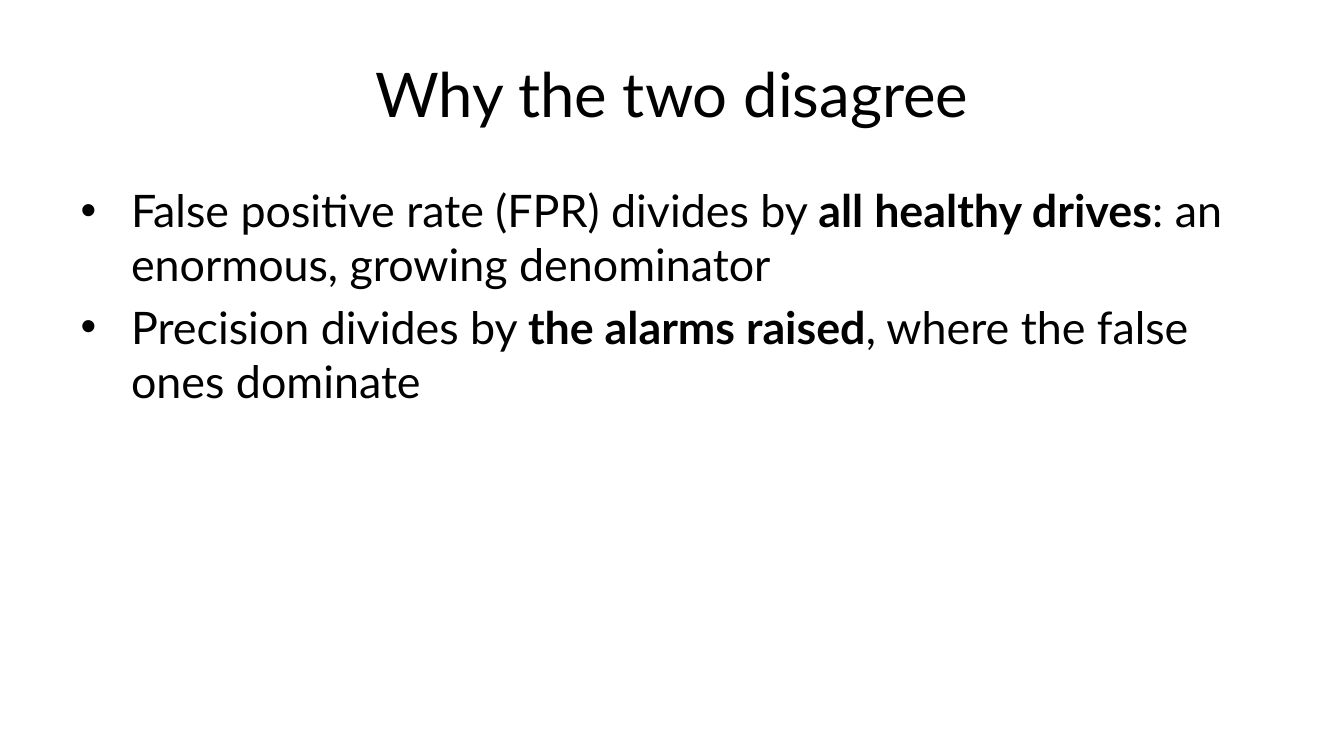
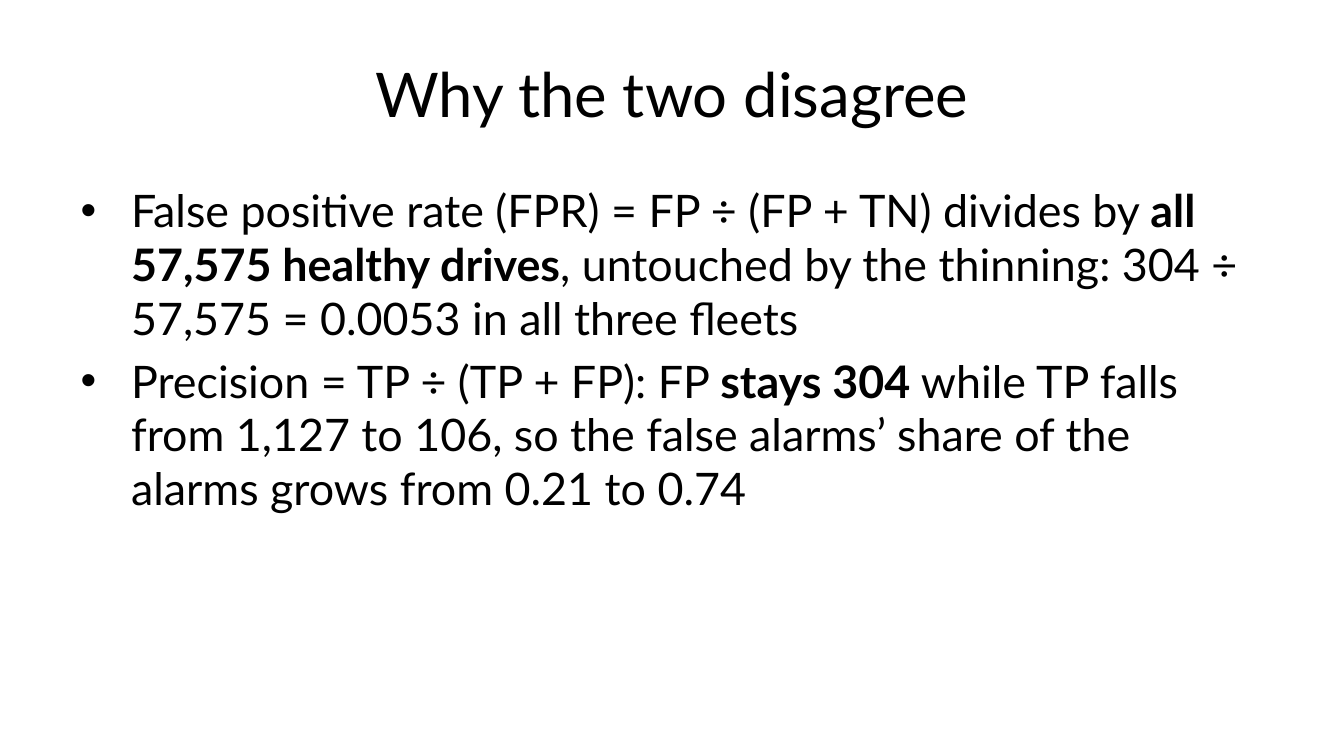
Before and after one commit to fabioantonini/technologies-for-artificial-intelligence, a slide deck: slide 49 of Lessons/04_classification_and_metrics/Slides/classification_and_metrics_slides.pptx. Drawn at 1344x756 pixels with LibreOffice and Linux fonts; fonts in the diff are those of the drawing; background and template pictures are left out. Boxes give left, top, right and bottom in pixels: in the first picture for what was removed or moved away, otherwise in the second. Text is boxed around its words. In the diff, an @@ line names an element or a change of style, - is before the commit and + after.

```diff
--- a/Lessons/04_classification_and_metrics/Slides/classification_and_metrics_slides.pptx
+++ b/Lessons/04_classification_and_metrics/Slides/classification_and_metrics_slides.pptx
@@ text at bbox=[131, 192, 1200, 514]: text changed @@
-• False positive rate (FPR) divides by all healthy drives: an enormous, growing denominator
-• Precision divides by the alarms raised, where the false ones dominate
+• False positive rate (FPR) = FP ÷ (FP + TN) divides by all 57,575 healthy drives, untouched by the thinning: 304 ÷ 57,575 = 0.0053 in all three fleets
+• Precision = TP ÷ (TP + FP): FP stays 304 while TP falls from 1,127 to 106, so the false alarms’ share of the alarms grows from 0.21 to 0.74
```
Also in this commit, not shown: 4 other slides changed, 3 slides added, 1 slide removed, 19 other files.
